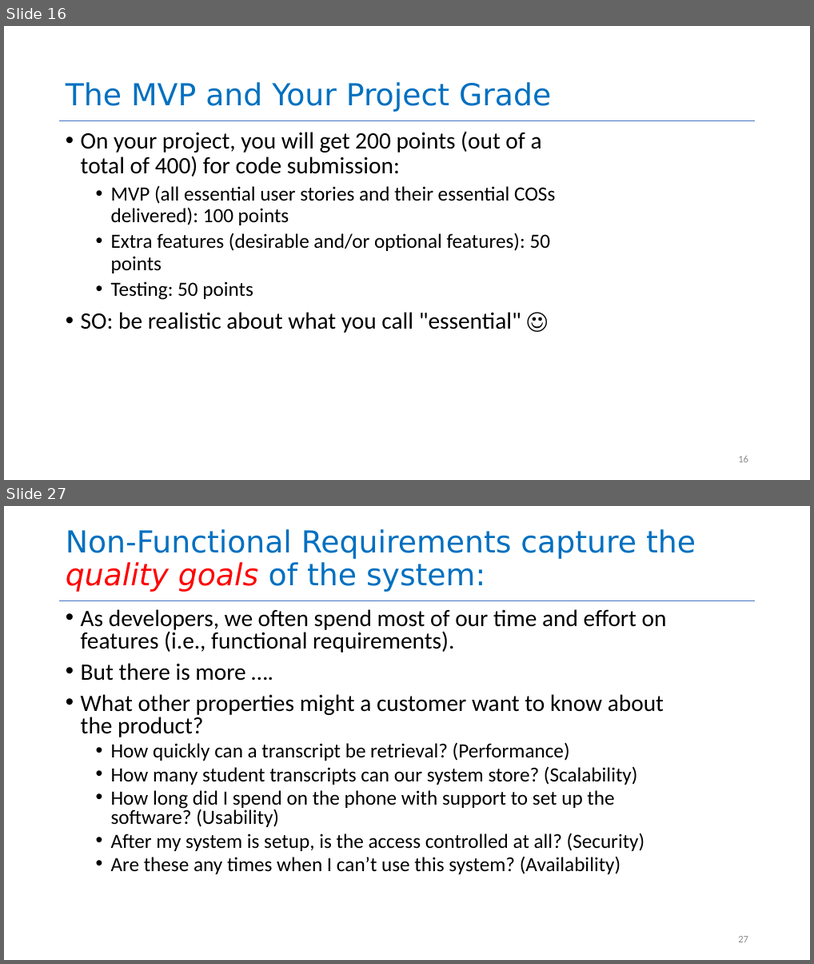
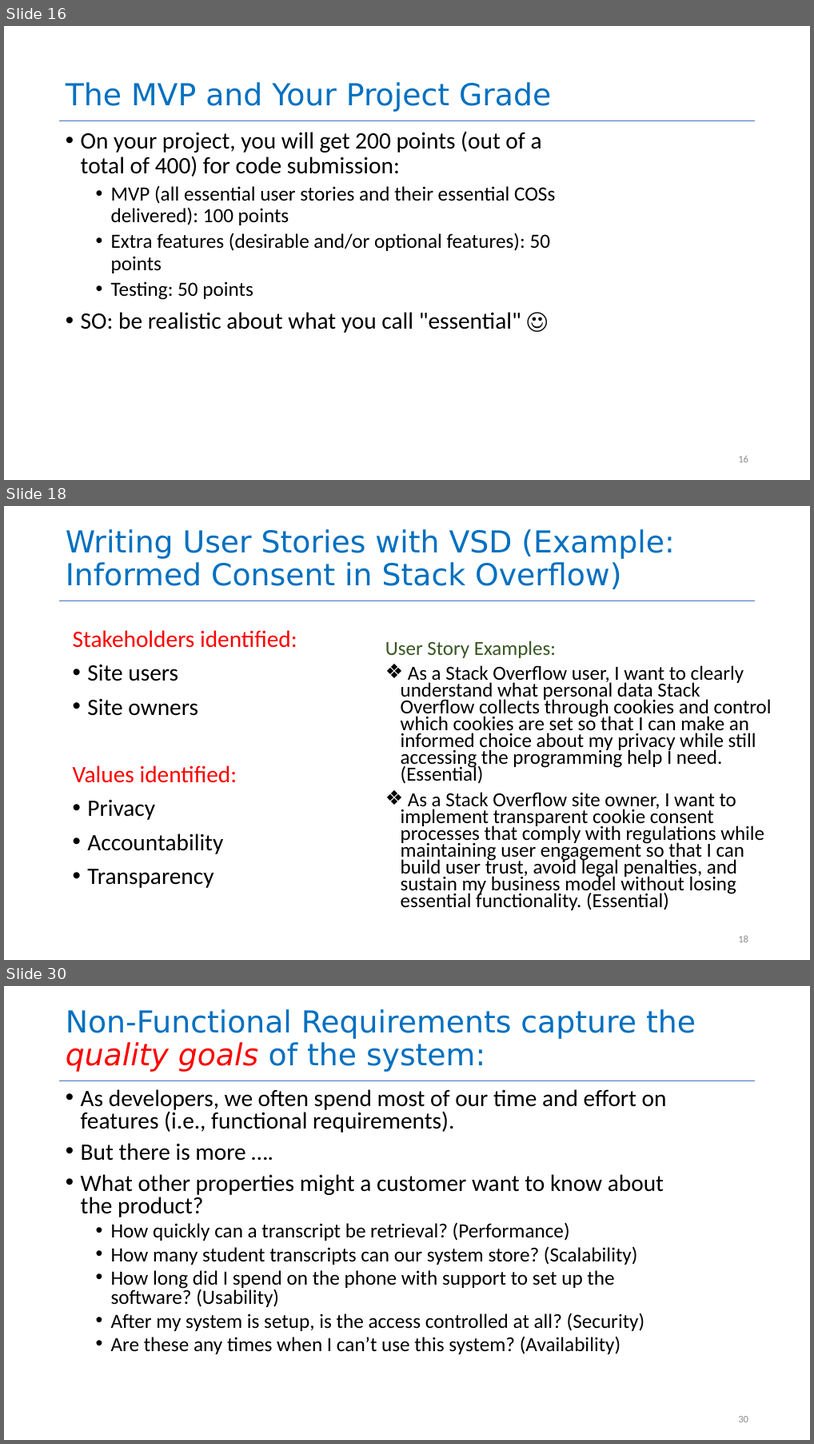
Before and after one commit to yashburshe/CS4530-Fall-2025, a slide deck: Slides/Module 01.2 Requirements Gathering.pptx. Shown one above the other, each under a label of ours: slides 16 and 27 before the commit, slides 16, 18 and 30 after it; the slides between them are not shown. The pictures are 814x964 and 814x1444 pixels, drawn with LibreOffice and Linux fonts; fonts in the diff are those of the drawing. Boxes give left, top, right and bottom in pixels: in the first picture for what was removed or moved away, otherwise in the second. Text is boxed around its words. In the diff, an @@ line names an element or a change of style, - is before the commit and + after.

```diff
--- a/Slides/Module 01.2 Requirements Gathering.pptx
+++ b/Slides/Module 01.2 Requirements Gathering.pptx
@@ slide 18 added at (x1=4, y1=506, x2=810, y2=960), background #FFFFFF; not listed: 1 template element that a slide beside it also shows @@
@@ title added at (x1=66, y1=529, x2=674, y2=589), 36 pt, text #0070C0 @@
+Writing User Stories with VSD (Example: Informed Consent in Stack Overflow)
@@ text added at (x1=73, y1=630, x2=298, y2=888), 28 pt, text #000000 @@
+Stakeholders identified:
+• Site users
+• Site owners
+Values identified:
+• Privacy
+• Accountability
+• Transparency
@@ text added at (x1=386, y1=640, x2=772, y2=910), 23.8 pt, text #000000 @@
+User Story Examples:
+❖ As a Stack Overflow user, I want to clearly understand what personal data Stack Overflow collects through cookies and control which cookies are set so that I can make an informed choice about my privacy while still accessing the programming help I need. (Essential)
+❖ As a Stack Overflow site owner, I want to implement transparent cookie consent processes that comply with regulations while maintaining user engagement so that I can build user trust, avoid legal penalties, and sustain my business model without losing essential functionality. (Essential)
@@ page number added at (x1=738, y1=935, x2=749, y2=942), 12 pt, text #8C8C8C @@
+18
@@ what was slide 27 is now slide 30 @@
@@ page number at (x1=738, y1=1416, x2=749, y2=1422): text changed @@
-27
+30
```
Also in this commit, not shown: 11 slides changed, 2 other slides added, 2 other files.
